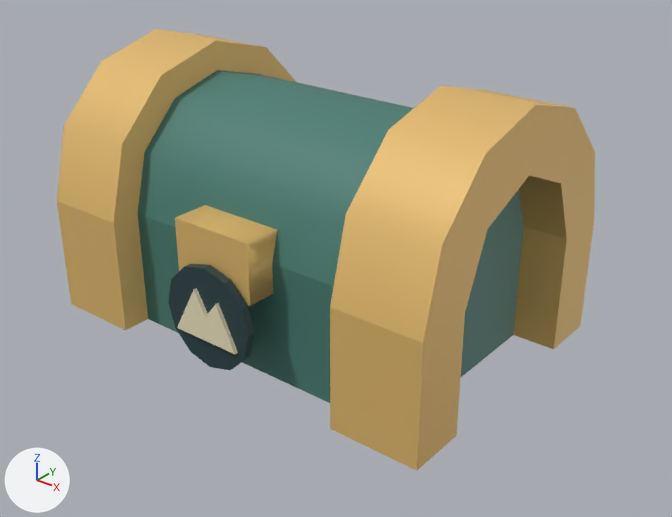
An edit to the glTF model assets/crates/models/adventure.glb, drawn before and after from the same camera.
Both versions are drawn from a camera (50 mm lens) standing at (2.34, -2.82, 2.05) and looking at (0.14, -0.06, 0.35). Arrows for +X, +Y and +Z are at lower left; the lights stay in place. The older version comes first. Where no turn or scale is listed for an object, it has been applied to the vertices.

Before the edit, the objects in view are built like this:
```python
me_chest = bpy.data.meshes.new('chest')
me_chest.from_pydata(...)  # 48 vertices, 92 faces; spans x -0.637..0.637, y -0.637..0.637, z 0.0..0.51
# faces by material slot: [10, 62, 20]
me_chest.materials.append(mat_interior)  # dark cyan #253f43
me_chest.materials.append(mat_edge_bands)  # orange #e4bc70
me_chest.materials.append(mat_paint)  # cyan #487d73
me_emblem = bpy.data.meshes.new('emblem')
me_emblem.from_pydata(...)  # 10 vertices, 16 faces; spans x -0.16..0.16, y -0.699..-0.679, z 0.19..0.4
me_emblem.materials.append(mat_emblem)  # beige #eae1bd
me_lid = bpy.data.meshes.new('lid')
me_lid.from_pydata(...)  # 82 vertices, 140 faces; spans x -0.637..0.637, y -1.147..0.127, z -0.127..0.637
# faces by material slot: [110, 30]
me_lid.materials.append(mat_edge_bands)  # orange #e4bc70
me_lid.materials.append(mat_paint)  # cyan #487d73
ob_chest = bpy.data.objects.new('chest', me_chest)
ob_chest.location = (0.0, 0.0, 0.0)
ob_chest.scale = (1.5, 1.0, 1.0)
ob_emblem = bpy.data.objects.new('emblem', me_emblem)
ob_emblem.location = (0.0, 0.0, 0.0)
ob_lid = bpy.data.objects.new('lid', me_lid)
ob_lid.parent = ob_chest
ob_lid.location = (0.0, 0.51, 0.51)
# also in view: 'category badge' at (0.0, -0.67, 0.28)
```
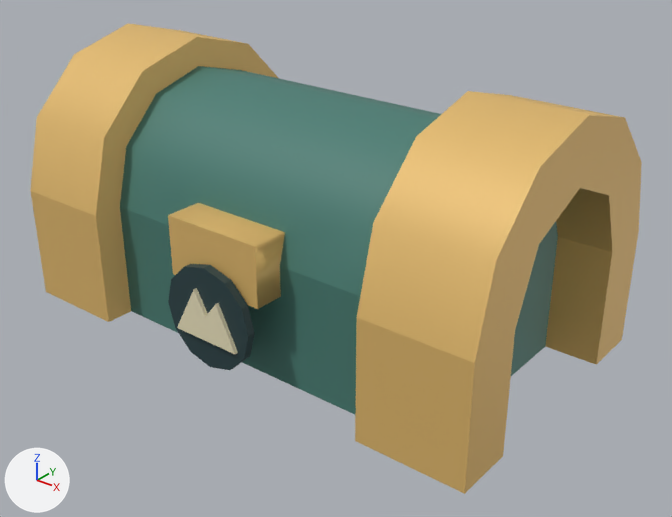
Where the change shows, as pixel boxes [x1, y1, x2, y2] in the pictures (672 x 517 px):
'lid', rescaled (14% wider, 8% taller): before [57, 29, 595, 343]; after [30, 23, 642, 363]
'chest', rescaled (13% wider, 12% taller): before [57, 201, 594, 471]; after [31, 191, 639, 494]

The change, as a list of edits to the scene's bpy script:
```text
Change ob_chest:
    ob_chest.scale: (1.5, 1.0, 1.0) -> (1.8, 1.0, 1.0)
```
